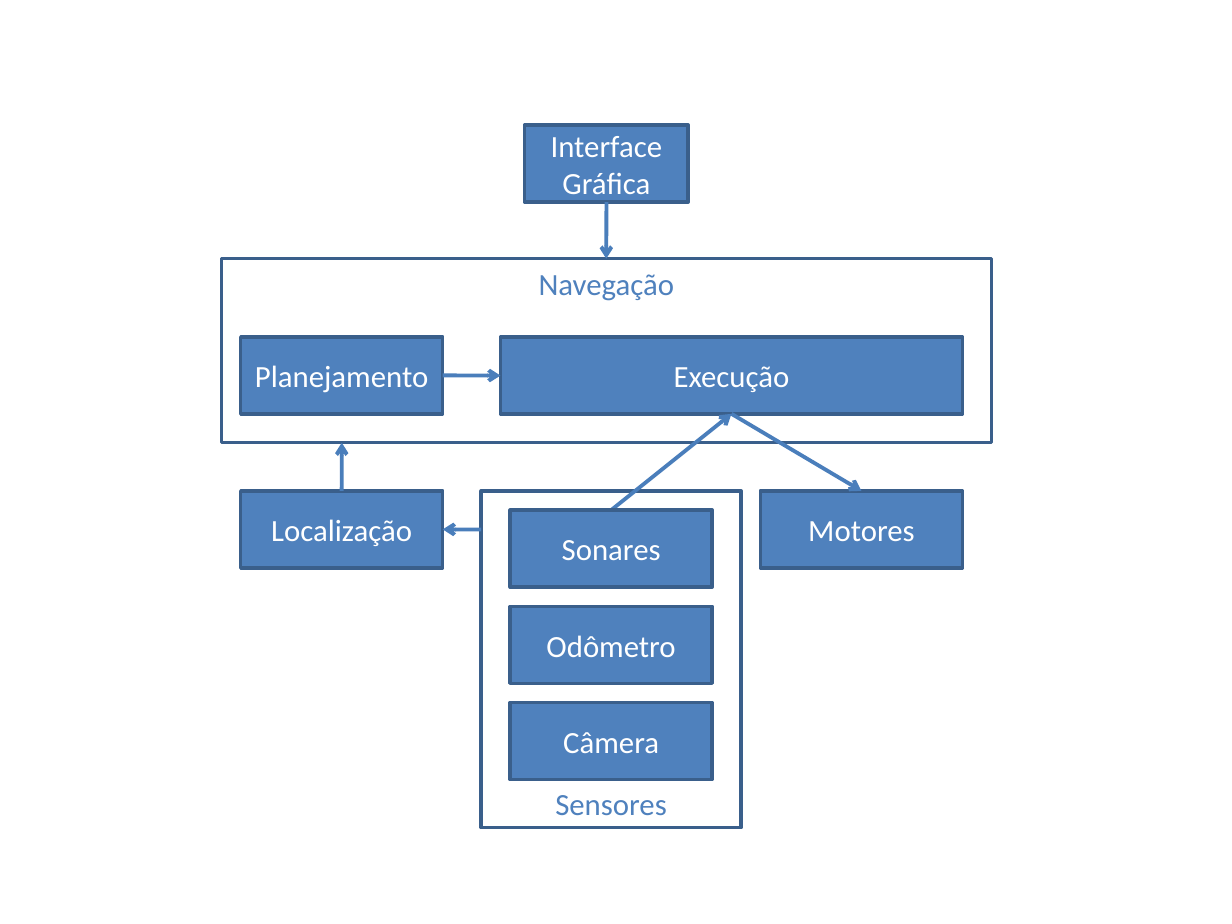
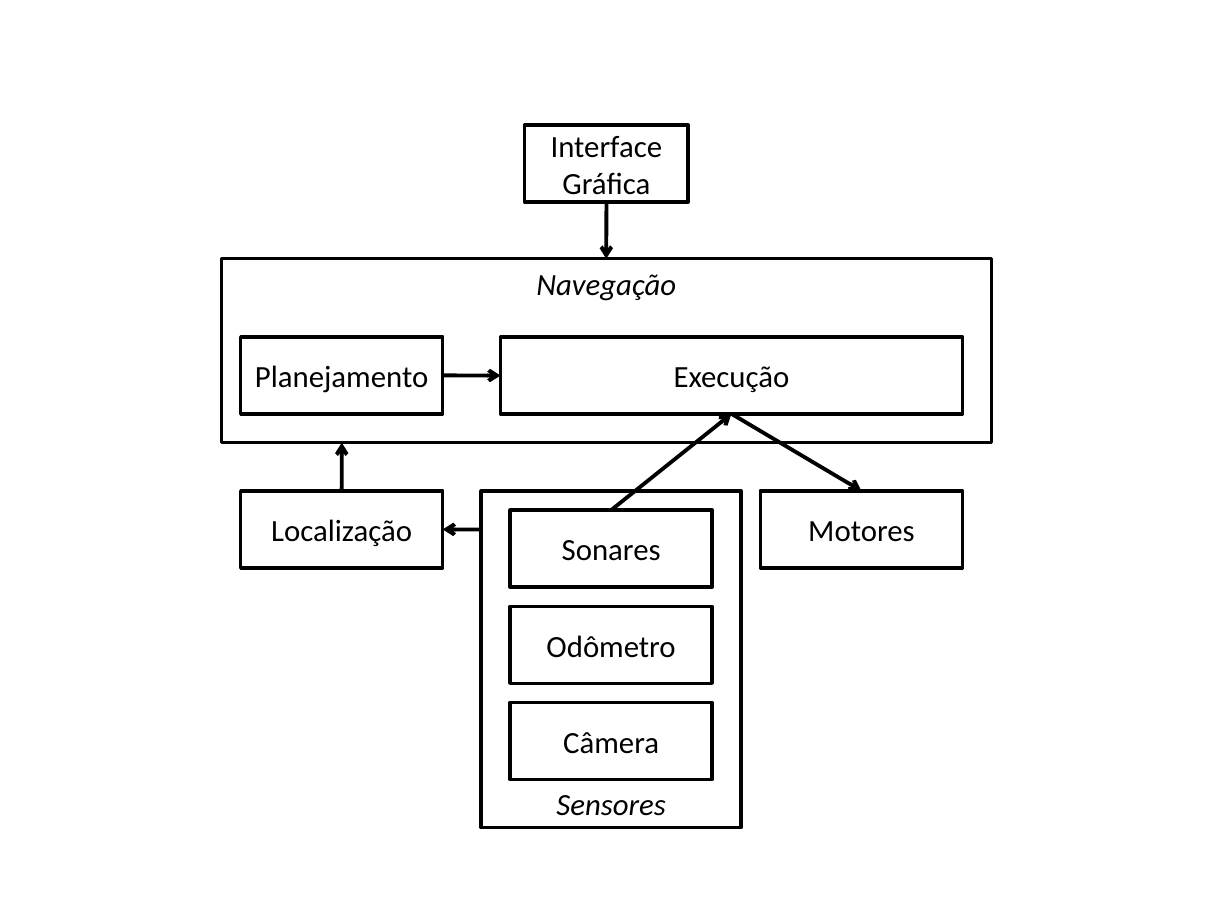
Before and after one commit to rafaelhdr/tccsauron, a slide deck: slide 1 of docs/arquiteturaGeral.pptx. Drawn at 1232x924 pixels with LibreOffice and Linux fonts; fonts in the diff are those of the drawing. Boxes give left, top, right and bottom in pixels: in the first picture for what was removed or moved away, otherwise in the second. Text is boxed around its words. In the diff, an @@ line names an element or a change of style, - is before the commit and + after.

```diff
--- a/docs/arquiteturaGeral.pptx
+++ b/docs/arquiteturaGeral.pptx
@@ arrow (606, 202) - (606, 259): stroke #4B7EBC 2.25 pt to #000000 2.25 pt @@
@@ rectangle "Navegação" at [222, 259, 992, 442]: text colour #4F81BD to #000000, italic on; fill #FFFFFF to none; outline #3A5F8C 2 pt to #000000 2 pt @@
@@ arrow (442, 376) - (500, 376): stroke #4B7EBC 2.25 pt to #000000 2.25 pt @@
@@ arrow (611, 510) - (732, 414): stroke #4B7EBC 2.25 pt to #000000 2.25 pt @@
@@ arrow (732, 414) - (861, 490): stroke #4B7EBC 2.25 pt to #000000 2.25 pt @@
@@ arrow (341, 490) - (341, 442): stroke #4B7EBC 2.25 pt to #000000 2.25 pt @@
@@ rectangle "Sensores" at [482, 490, 742, 827]: text colour #4F81BD to #000000, italic on; fill #FFFFFF to none; outline #3A5F8C 2 pt to #000000 2 pt @@
@@ arrow (482, 530) - (442, 530): stroke #4B7EBC 2.25 pt to #000000 2.25 pt @@
@@ text colour #FFFFFF to #000000; fill #4F81BD to none; outline #3A5F8C 2 pt to #000000 2 pt in 8 elements at [525, 126, 689, 203], [240, 336, 442, 414], [500, 336, 962, 414], [760, 490, 962, 568], [240, 490, 442, 568], [510, 510, 712, 588], [510, 606, 712, 684], [510, 702, 712, 780] @@
```
Also in this commit, not shown: 2 other slides changed, 8 other files.
